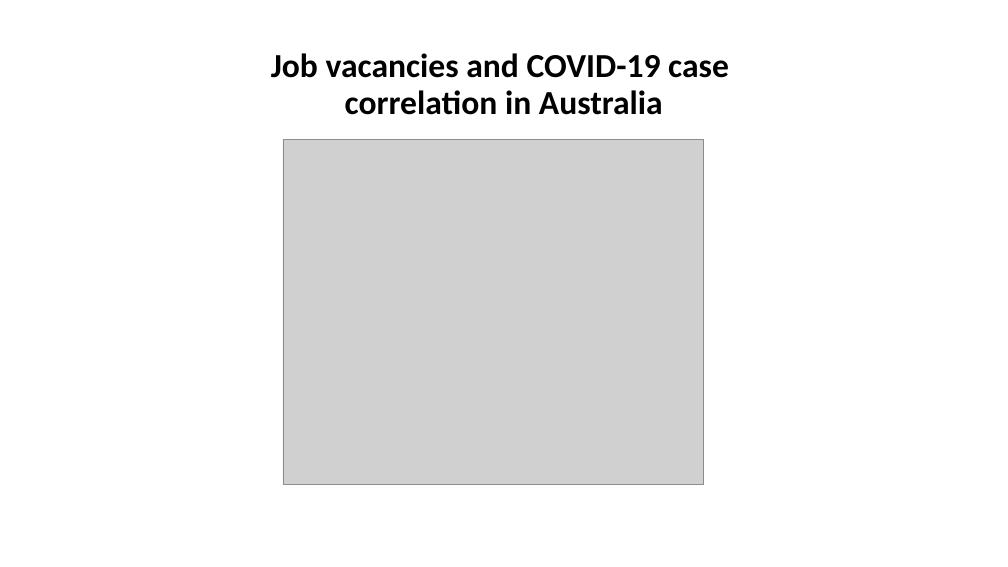
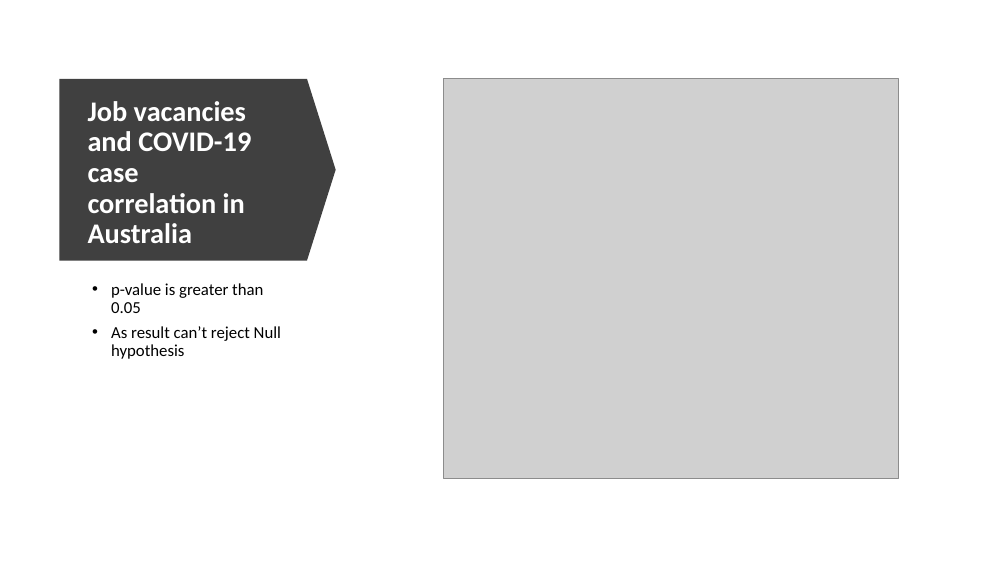
Before and after one commit to xsbaggages/Project_1, a slide deck: slide 20 of Project1.pptx. Drawn at 1008x567 pixels with LibreOffice and Linux fonts; fonts in the diff are those of the drawing; grey boxes stand for pictures. Boxes give left, top, right and bottom in pixels: in the first picture for what was removed or moved away, otherwise in the second. Text is boxed around its words. In the diff, an @@ line names an element or a change of style, - is before the commit and + after.

```diff
--- a/Project1.pptx
+++ b/Project1.pptx
@@ down arrow added at (59,79,336,261), fill #404040 @@
@@ picture added at (443,79,898,478) @@
@@ title "Job vacancies and COVID-19 case ...": place and size @@
-title "Job vacancies and COVID-19 case ..." at (271,53,729,115)
+title "Job vacancies and COVID-19 case ..." at (88,101,251,243)
@@ title "Job vacancies and COVID-19 case ..." at (88,101,251,243): size 32 to 27 pt, text colour #000000 to #FFFFFF; alignment centre to left @@
@@ picture removed at (283,140,703,484) @@
@@ text added at (111,283,281,359), 16 pt, text #000000 @@
+• p-value is greater than 0.05
+• As result can’t reject Null hypothesis
```
Also in this commit, not shown: 1 other slide changed.
